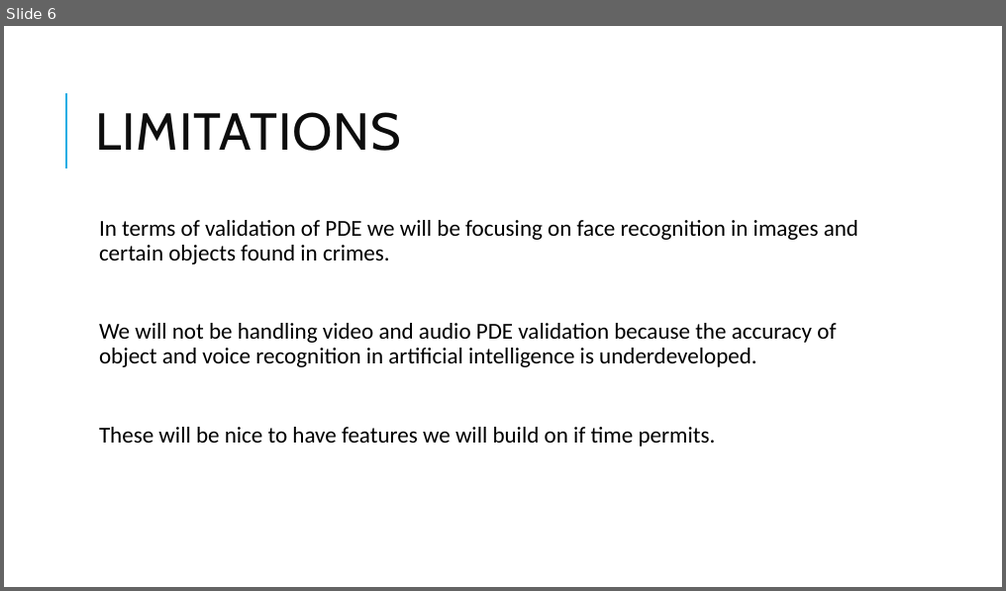
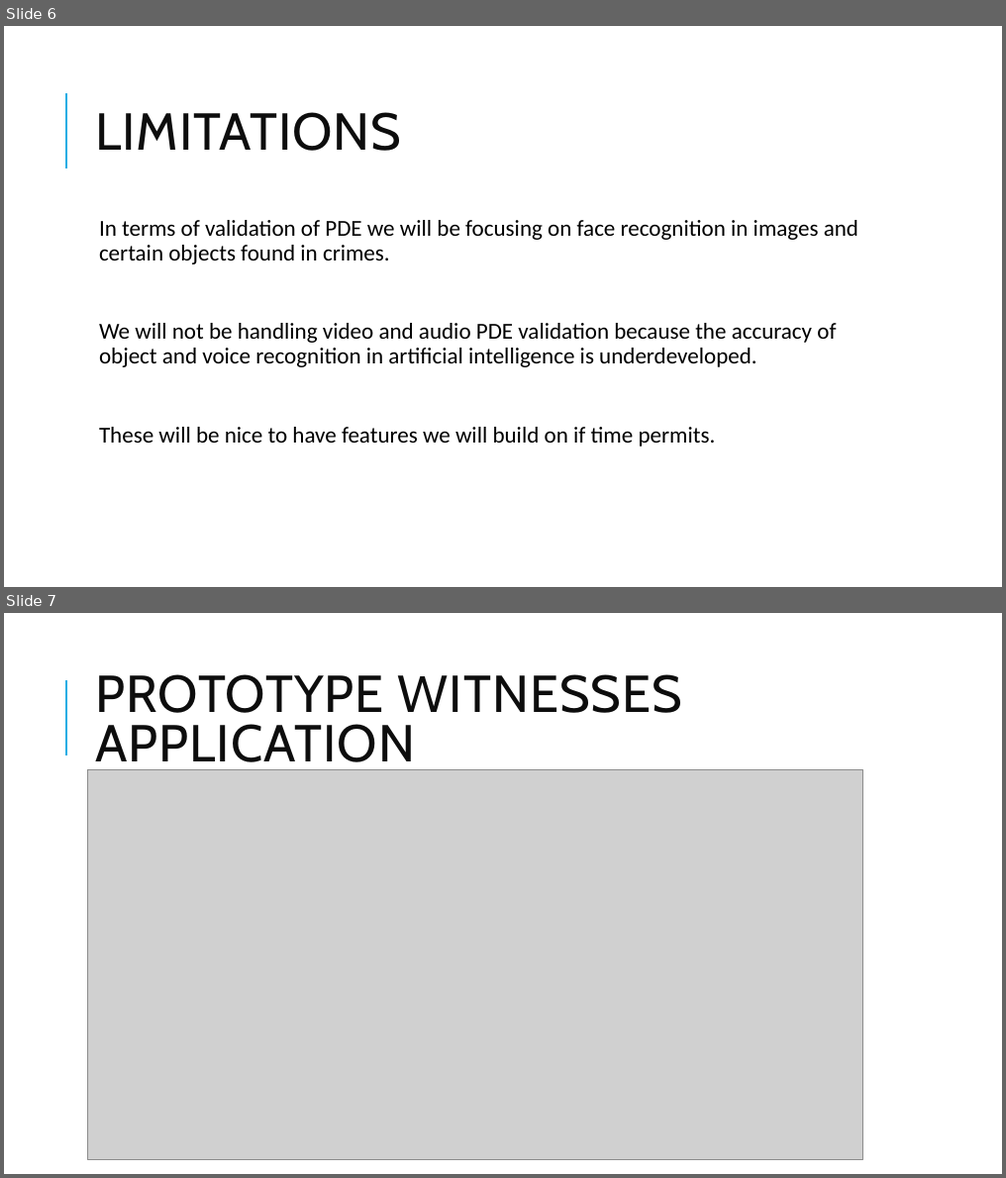
Before and after one commit to MPHETamines/MPHETamines, a slide deck: Uwatch digital forensic tool.pptx. Shown one above the other, each under a label of ours: slide 6 before the commit, slides 6 and 7 after it. The pictures are 1006x591 and 1006x1178 pixels, drawn with LibreOffice and Linux fonts; fonts in the diff are those of the drawing; grey boxes stand for pictures. Boxes give left, top, right and bottom in pixels: in the first picture for what was removed or moved away, otherwise in the second. Text is boxed around its words. In the diff, an @@ line names an element or a change of style, - is before the commit and + after.

```diff
--- a/Uwatch digital forensic tool.pptx
+++ b/Uwatch digital forensic tool.pptx
@@ slide 7 added at bbox=[4, 613, 1002, 1174], background #FFFFFF; not listed: 1 template element that a slide beside it also shows @@
@@ title added at bbox=[95, 674, 683, 773], 50 pt, text #0D0D0D @@
+PROTOTYPE WITNESSES APPLICATION
@@ picture added at bbox=[88, 769, 862, 1160] @@
```
Also in this commit, not shown: 2 other slides added.
